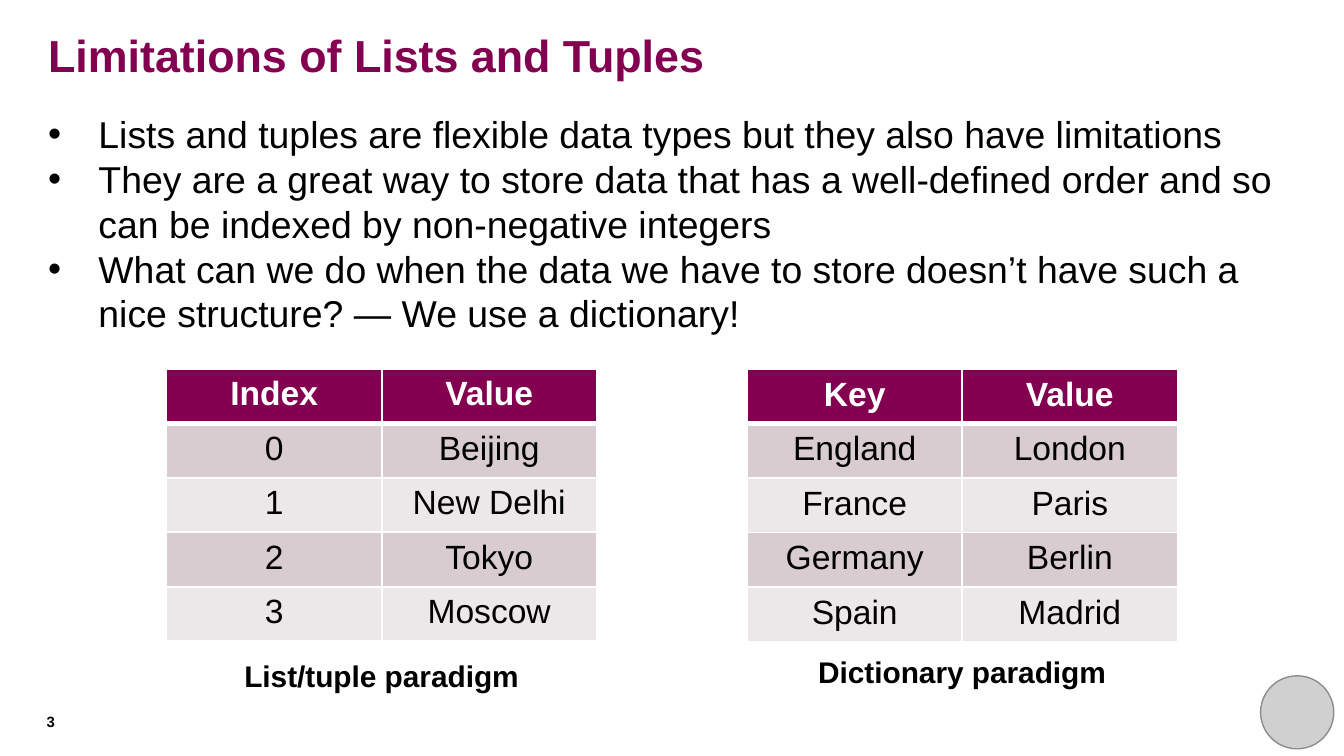
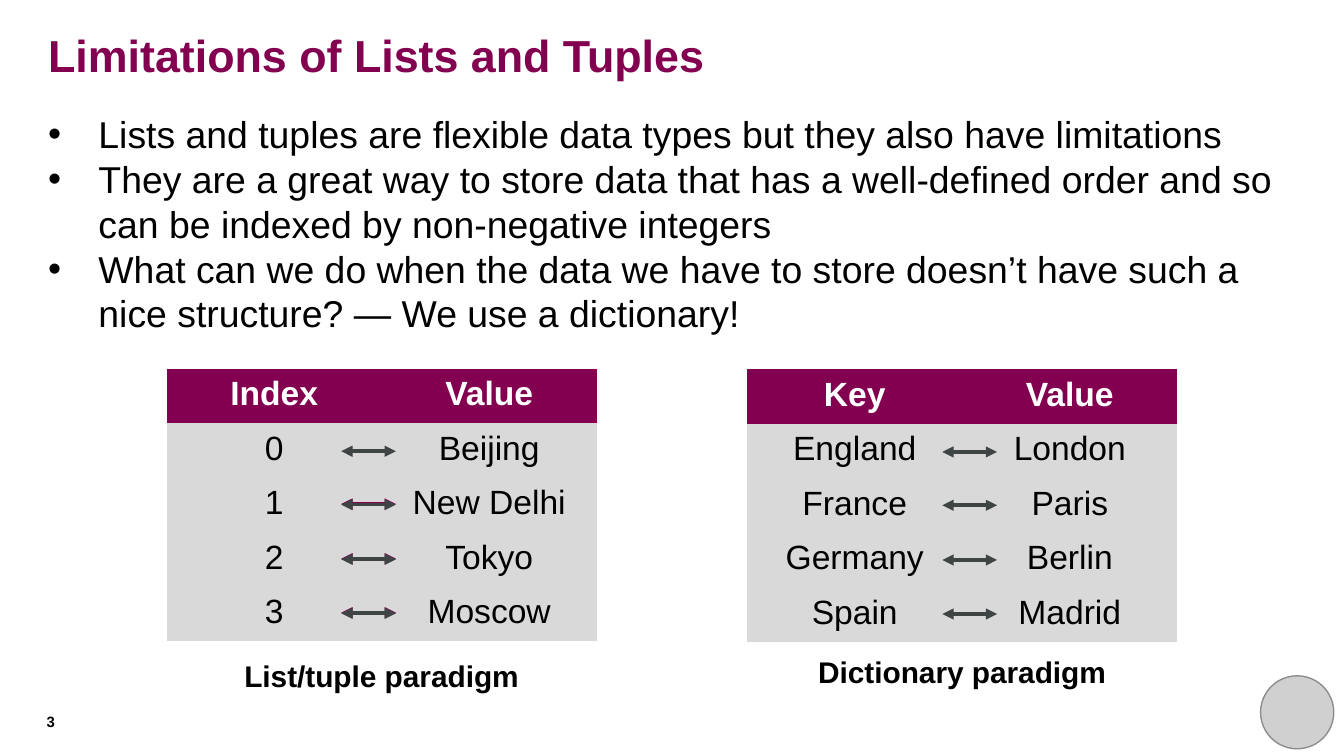
Before and after one commit to rkhetani/beginners-python, a slide deck: slide 3 of session_seven/session_seven_presentation.pptx. Drawn at 1344x756 pixels with LibreOffice and Linux fonts; fonts in the diff are those of the drawing; grey boxes stand for pictures. Boxes give left, top, right and bottom in pixels: in the first picture for what was removed or moved away, otherwise in the second. Text is boxed around its words. In the diff, an @@ line names an element or a change of style, - is before the commit and + after.

```diff
--- a/session_seven/session_seven_presentation.pptx
+++ b/session_seven/session_seven_presentation.pptx
@@ table at (167, 368, 597, 641) @@
@@ fill #D9CCD0 to #D9D9D9 in 4 cells @@
@@ fill #EDE7E9 to #D9D9D9 in 4 cells @@
@@ borders changed @@
@@ table at (747, 370, 1177, 642) @@
@@ fill #D9CCD0 to #D9D9D9 in 4 cells @@
@@ fill #EDE7E9 to #D9D9D9 in 4 cells @@
@@ borders changed @@
@@ double arrow added from (341, 452) to (396, 452), #3F4444 2 pt @@
@@ double arrow added from (942, 452) to (997, 452), #3F4444 2 pt @@
@@ double arrow added from (341, 504) to (396, 504), #830051 2 pt @@
@@ double arrow added from (341, 504) to (396, 504), #3F4444 2 pt @@
@@ double arrow added from (942, 505) to (997, 505), #3F4444 2 pt @@
@@ double arrow added from (341, 559) to (396, 559), #830051 2 pt @@
@@ double arrow added from (341, 559) to (396, 559), #3F4444 2 pt @@
@@ double arrow added from (942, 560) to (997, 560), #3F4444 2 pt @@
@@ double arrow added from (341, 613) to (396, 613), #830051 2 pt @@
@@ double arrow added from (341, 613) to (396, 613), #3F4444 2 pt @@
@@ double arrow added from (942, 614) to (997, 614), #3F4444 2 pt @@
```
Also in this commit, not shown: 3 other slides changed.
